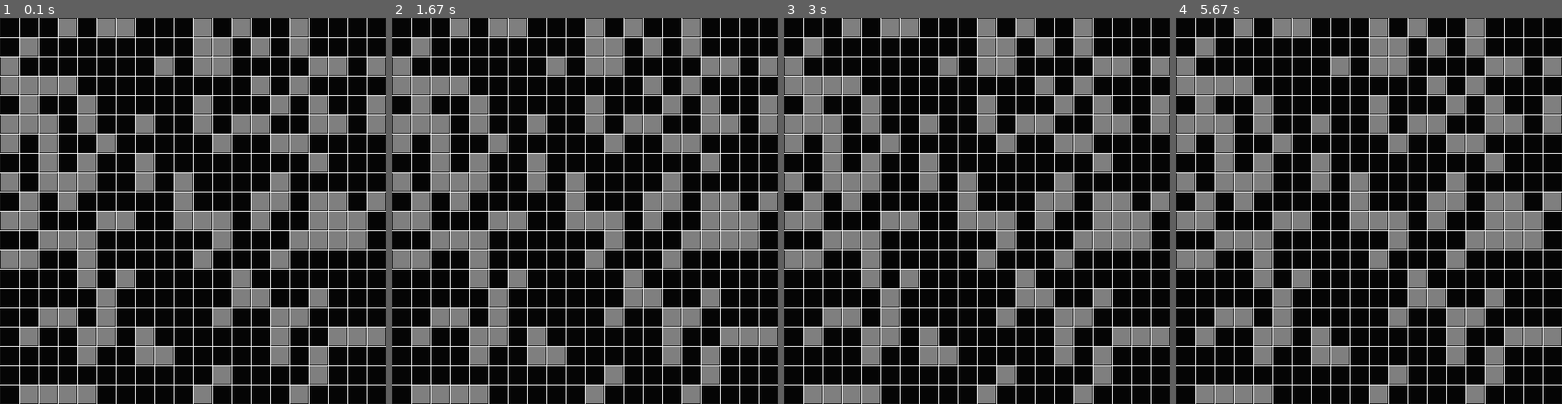
Above: before the commit, frames 1-4 (left to right).
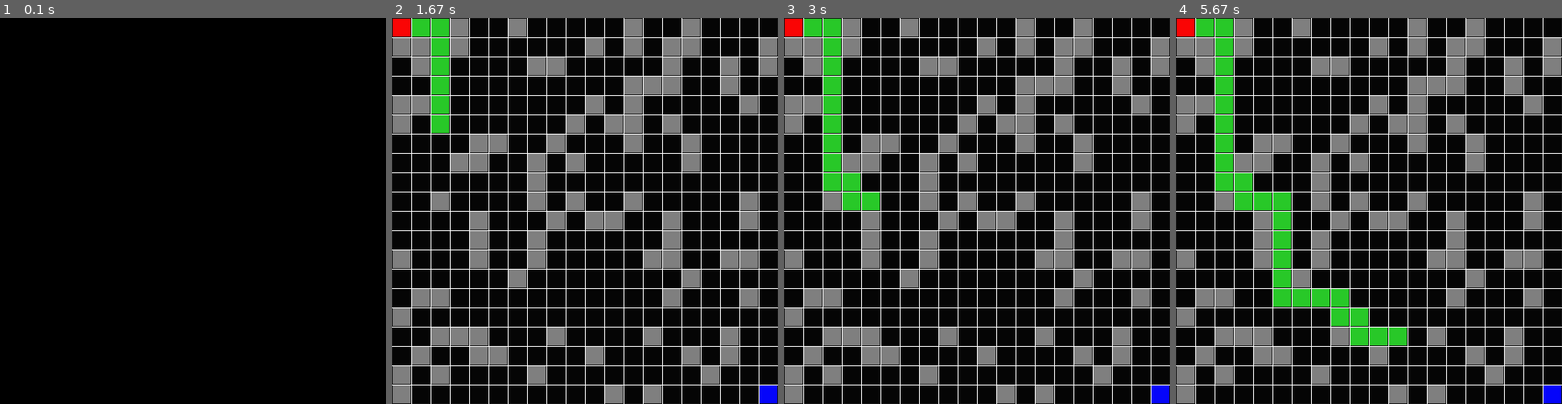
Above: after the commit, the same moments.

Repository: jasonbrackman/pygame_exploration
Game: pygame game, started from maze_game.py
Same seed, same stepped clock (60 frames per second), same inputs: the game is played once before the commit and once after it.
Inputs:
- Up to frame 1 (0.1 s): no input
- Up to frame 2 (1.67 s): no input
- Up to frame 3 (3 s): no input
- Up to frame 4 (5.67 s): no input

The runs differ from the first frame. In frame 1, 34% of the frame differs, in the area x 0-100%, y 0-100%; in frame 2, 33%; in frame 3, 33%; in frame 4, 36%.

Commit message:
adding simplistic pathfinding to the code; doesn't yet understand changes to the path after initial solution generated.

Diff:
--- a/maze_game.py
+++ b/maze_game.py
@@ -1,16 +1,17 @@
+import enum
 import random
-from typing import NamedTuple
+from typing import NamedTuple, Callable, List
 
 import pygame
-from enum import Enum
+import pathfinding
 
 
-class Cell(str, Enum):
-    EMPTY = " "
-    BLOCKED = "X"
-    START = "S"
-    GOAL = "G"
-    PATH = "*"
+class Colour(tuple, enum.Enum):
+    EMPTY = (5, 5, 5)
+    BLOCKED = (127, 127, 127)
+    START = (250, 5, 5)
+    GOAL = (5, 5, 250)
+    PATH = (40, 200, 40)
 
 
 class Location(NamedTuple):
@@ -25,14 +26,15 @@
     def __init__(
         self,
         pos: Location,
-        color: tuple = (255, 0, 0),
+        color: Colour = Colour.EMPTY,
     ):
         self.pos = pos
         self.color = color
 
     def draw(self, surface):
         length = self.width // self.rows
-
+        # length = 10
+        # print(self.pos.row, self.pos.col)
         pygame.draw.rect(
             surface,
             self.color,
@@ -41,85 +43,146 @@
 
 
 class Maze:
-    ...
+    def __init__(self, size, cell_size):
+        self.size = size
+        self.cell_size = cell_size
+        self.rows, self.cols = self._get_rows_and_cols()
+        self.start = Location(0, 0)
+        self.goal = Location(10, 10)
+
+        self.cells = self._randomly_fill()
+
+    def _randomly_fill(self, sparseness: float = 0.2) -> list:
+        grid = [[Cube(Location(c, r), color=Colour.EMPTY) for c in range(self.cols)] for r in range(self.rows)]
+
+        for row in range(self.rows):
+            for col in range(self.cols):
+                if random.uniform(0, 1.0) < sparseness:
+                    grid[row][col].color = Colour.BLOCKED
+
+        # Setup the start and end of the maze points
+        self.goal = Location(self.rows-1, self.cols-1)
+        grid[self.start.row][self.start.col].color = Colour.START
+        grid[self.goal.row][self.goal.col].color = Colour.GOAL
+
+        return grid
+
+    def _get_rows_and_cols(self):
+        rows, cols = self.size
+        rows = rows // self.cell_size
+        cols = cols // self.cell_size
+        return cols, rows
+
+    def draw_grid(self, surface) -> None:
+        """
+        Draw a generic grid based on the length/rows passed in.
+
+        :param surface: Pygame screen
+        :return: None
+        """
+
+        width, height = self.size
+
+        x, y = 0, 0
+        while x < width:
+            x += self.cell_size
+            y += self.cell_size
+            pygame.draw.line(surface, (255, 255, 255), (x, 0), (x, height))
+            pygame.draw.line(surface, (255, 255, 255), (0, y), (width, y))
+
+    def draw_cells(self, surface) -> None:
+        for r in self.cells:
+            for c in r:
+                c.draw(surface)
+
+    def goal_test(self, location: Location) -> bool:
+        return location == self.goal
+
+    def successors(self, loc: Location) -> List[Location]:
+        successors: List[Location] = []
+        # Test UP
+        if loc.row - 1 >= 0 and self.cells[loc.row-1][loc.col].color != Colour.BLOCKED:
+            successors.append(Location(loc.row-1, loc.col))
+
+        # Test DOWN
+        if loc.row + 1 < self.rows and self.cells[loc.row+1][loc.col].color != Colour.BLOCKED:
+            successors.append(Location(loc.row+1, loc.col))
+
+        # Test LEFT
+        if loc.col - 1 >= 0 and self.cells[loc.row][loc.col-1].color != Colour.BLOCKED:
+            successors.append(Location(loc.row, loc.col-1))
+
+        # Test RIGHT
+        if loc.col + 1 < self.cols:
+            if self.cells[loc.row][loc.col+1].color != Colour.BLOCKED:
+                successors.append(Location(loc.row, loc.col+1))
+
+        return successors
 
 
-def generate_maze(size: (int, int), sparseness: float = 0.3) -> list:
-    rows, cols = size
+def manhattan_distance(goal: Location) -> Callable[[Location], float]:
+    def distance(ml: Location) -> float:
+        xdist: int = abs(ml.col - goal.col)
+        ydist: int = abs(ml.row - goal.row)
+        return xdist + ydist
 
-    grid = [[Cube(Location(c, r), color=(5, 5, 5)) for c in range(cols)] for r in range(rows)]
-    for row in range(rows):
-        for col in range(cols):
-            if random.uniform(0, 1.0) < sparseness:
-                grid[row][col].color = (127, 127, 127)
-
-    return grid
-
-
-# def manhattan_distance(goal: MazeLocation) -> Callable[[MazeLocation], float]:
-#     def distance(ml: MazeLocation) -> float:
-#         xdist: int = abs(ml.column - goal.column)
-#         ydist: int = abs(ml.row - goal.row)
-#         return xdist + ydist
-#
-#     return distance
-
-def draw_grid(surface, size: (int, int), rows: int) -> None:
-    """
-    Draw a generic grid based on the length/rows passed in.
-
-    :param surface: Pygame screen
-    :param size: defines the width/height of the screen
-    :param rows: the number of divisions that will make up the rows/cols
-    :return: None
-    """
-
-    width, height = size
-
-    gap_w = width // rows
-    gap_h = height // rows
-    x, y = 0, 0
-    for _ in range(rows):
-        x += gap_w
-        y += gap_h
-        pygame.draw.line(surface, (255, 255, 255), (x, 0), (x, height))
-        pygame.draw.line(surface, (255, 255, 255), (0, y), (width, y))
+    return distance
 
 
 def main():
 
     size = (500, 500)
+    cell_size = 25
     background_colour = (20, 20, 20)
 
     # instantiate the rendering object (surface), BG colour, and title
     screen = pygame.display.set_mode(size)
     screen.fill(background_colour)
     pygame.display.set_caption("Maze Game")
+    clock = pygame.time.Clock()
 
-    # Create initial board
-    draw_grid(screen, size, 20)
+    # Create Maze
+    maze = Maze(size, cell_size)
 
-    # Need a clock to control the tick's per second
-    clock = pygame.time.Clock()
-    walls = generate_maze(size, sparseness=0.32)
+    maze.draw_grid(screen)
+    maze.draw_cells(screen)
 
-    # Setup the one time background
-    draw_grid(screen, size, 20)
-
-    # Setup the randomized walls
-    for r in walls:
-        for c in r:
-            c.draw(screen)
+    distance = manhattan_distance(maze.goal)
+    solution = pathfinding.astar(maze.start, maze.goal_test, maze.successors, distance)
+    print(solution)
+    cached_path = pathfinding.node_to_path(solution) if solution is not None else []
 
     # Game Loop
-    running = True
+    running = True  # len(cached_path) > 0
+    # current = cached_path.pop(0)
     while running:
         for event in pygame.event.get():
             if event.type == pygame.QUIT:
                 running = False
 
-        clock.tick(30)  # 30 would be real time - slower < 30 > faster
+        clock.tick(5)  # 30 would be real time - slower < 30 > faster
+        current = cached_path.pop(0)
 
+        if maze.cells[current.row][current.col].color == Colour.EMPTY:
+            maze.cells[current.row][current.col].color = Colour.PATH
+        # if maze.cells[current.row][current.col].color != Colour.EMPTY:
+        #     # need to invalidate the cache and start again
+        #     print("wh?")
+        #     solution = pathfinding.astar(current, maze.goal_test, maze.successors, distance)
+        #     if solution is None:
+        #         print("No solution found using A*!")
+        #     else:
+        #         cached_path = pathfinding.node_to_path(solution)
+        #         if len(cached_path) > 1:
+        #
+        #             past = cached_path[0]
+        #             maze.cells[past.row][past.col].color = Colour.EMPTY
+        #
+        #             move = cached_path[1]
+        #             maze.start = move
+        #             maze.cells[move.row][move.col].color = Colour.PATH
+
+        maze.draw_cells(screen)
         # clear and redraw entire grid (seems inefficient).
         # screen.fill(background_colour)
 
--- /dev/null
+++ b/pathfinding.py
@@ -0,0 +1,213 @@
+from __future__ import annotations
+from typing import Deque, Dict, List, Callable, Generic, Optional, TypeVar, Set
+from collections import deque
+from heapq import heappush, heappop
+
+T = TypeVar("T")
+
+
+class Stack(Generic[T]):
+    """
+    LIFO Structure:
+    - always append items to the end of the list and
+    - always pop the last item off first.
+    """
+
+    def __init__(self):
+        self._container: List[T] = []
+
+    @property
+    def empty(self) -> bool:
+        return len(self._container) == 0
+
+    def push(self, item):
+        self._container.append(item)
+
+    def pop(self):
+        return self._container.pop()
+
+    def __repr__(self):
+        return repr(self._container)
+
+
+class Queue(Generic[T]):
+    """
+    FIFO Structure:
+    - always append to the right
+    - always pop from the left
+    """
+
+    def __init__(self) -> None:
+        # While the book uses Deque -- it isn't recognized by PyCharm.  The idea is
+        # that the Deque is an 'analog' for the collections.deque()... probably helps
+        # when defining internal types of the container.
+        self._container: Deque[T] = deque()
+
+    @property
+    def empty(self) -> bool:
+        return not self._container  # not is true for empty container
+
+    def push(self, item: T) -> None:
+        self._container.append(item)
+
+    def pop(self) -> T:
+        return self._container.popleft()  # FIFO
+
+    def __repr__(self) -> str:
+        return repr(self._container)
+
+
+class PriorityQueue(Generic[T]):
+    def __init__(self) -> None:
+        self._container: List[T] = []
+
+    @property
+    def empty(self) -> bool:
+        return not self._container  # not is true for empty container
+
+    def push(self, item: T) -> None:
+        heappush(self._container, item)  # in by priority
+
+    def pop(self) -> T:
+        return heappop(self._container)  # out by priority
+
+    def __repr__(self) -> str:
+        return repr(self._container)
+
+
+class Node(Generic[T]):
+    def __init__(
+            self,
+            state: T,
+            parent: Optional[Node],
+            cost: float = 0.0,
+            heuristic: float = 0.0,
+    ) -> None:
+        """
+
+        :param state: The Node identity to be compared to another Node.
+        :param parent:
+        :param cost:
+        :param heuristic:
+        """
+        self.state = state
+        self.parent: Optional[Node] = parent
+        self.cost: float = cost
+        self.heuristic: float = heuristic
+
+    def __lt__(self, other: Node) -> bool:
+        return (self.cost + self.heuristic) < (other.cost + other.heuristic)
+
+
+# def _dfs(initial, goal_test, successors):
+#     frontier = list()
+#     frontier.append(Node(initial, parent=None))
+#
+#     explored = {initial}
+#
+#     while frontier:
+#         current_node = frontier.pop()
+#         current_state = current_node.state
+#         if goal_test(current_state):
+#             return current_node
+#         for child in successors(current_state):
+#             if child in explored:
+#                 continue
+#             explored.add(child)
+#             frontier.append(Node(child, current_node))
+#
+#     return None
+
+
+def dfs(
+        initial: T, goal_test: Callable[[T], bool], successors: Callable[[T], List[T]]
+) -> Optional[Node[T]]:
+    # frontier is where we've yet to go
+    frontier: Stack[Node[T]] = Stack()
+    frontier.push(Node(initial, parent=None))
+
+    # explored is where we've been
+    explored: Set[T] = {initial}
+
+    # keep going while there is more to explore
+    while not frontier.empty:
+        current_node: Node[T] = frontier.pop()
+        current_state: T = current_node.state
+
+        # if we found the goal, we're done
+        if goal_test(current_state):
+            return current_node
+
+        # check where we can go next and haven't explored
+        for child in successors(current_state):
+            if child in explored:
+                # skip children we already explored
+                continue
+            explored.add(child)
+            frontier.push(Node(child, current_node))
+
+    return None  # went through everything and never found goal
+
+
+def bfs(
+        initial: T, goal_test: Callable[[T], bool], successors: Callable[[T], List[T]]
+) -> Optional[Node[T]]:
+    # frontier is where we've yet to go
+    frontier: Queue[Node[T]] = Queue()
+    frontier.push(Node(initial, None))  # explored is where we've been
+
+    explored: Set[T] = {initial}
+
+    # keep going while there is more to explore
+    while not frontier.empty:
+        current_node: Node[T] = frontier.pop()
+        current_state: T = current_node.state  # if we found the goal, we're done
+        if goal_test(current_state):
+            return current_node
+        # check where we can go next and haven't explored
+        for child in successors(current_state):
+            if child in explored:  # skip children we already explored
+                continue
+            explored.add(child)
+            frontier.push(Node(child, current_node))
+
+    return None
+
+
+def astar(
+        initial: T,
+        goal_test: Callable[[T], bool],
+        successors: Callable[[T], List[T]],
+        heuristic: Callable[[T], float],
+) -> Optional[Node[T]]:
+    # frontier is where we've yet to go
+    frontier: PriorityQueue[Node[T]] = PriorityQueue()
+    frontier.push(
+        Node(initial, None, 0.0, heuristic(initial))
+    )  # explored is where we've been
+    explored: Dict[T, float] = {initial: 0.0}
+    # keep going while there is more to explore
+    while not frontier.empty:
+        current_node: Node[T] = frontier.pop()
+        current_state: T = current_node.state  # if we found the goal, we're done
+        if goal_test(current_state):
+            return current_node
+        # check where we can go next and haven't explored
+        for child in successors(current_state):
+            new_cost: float = current_node.cost + 1  # assumes a grid, need a cost function for more sophisticated apps
+            if child not in explored or explored[child] > new_cost:
+                explored[child] = new_cost
+                frontier.push(Node(child, current_node, new_cost, heuristic(child)))
+    return None  # went through everything and never found goal
+
+
+def node_to_path(node: Node[T]) -> List[T]:
+    path: List[T] = [node.state]
+    # work backwards from end to front
+    while node.parent is not None:
+        node = node.parent
+        path.append(node.state)
+
+    path.reverse()
+
+    return path
